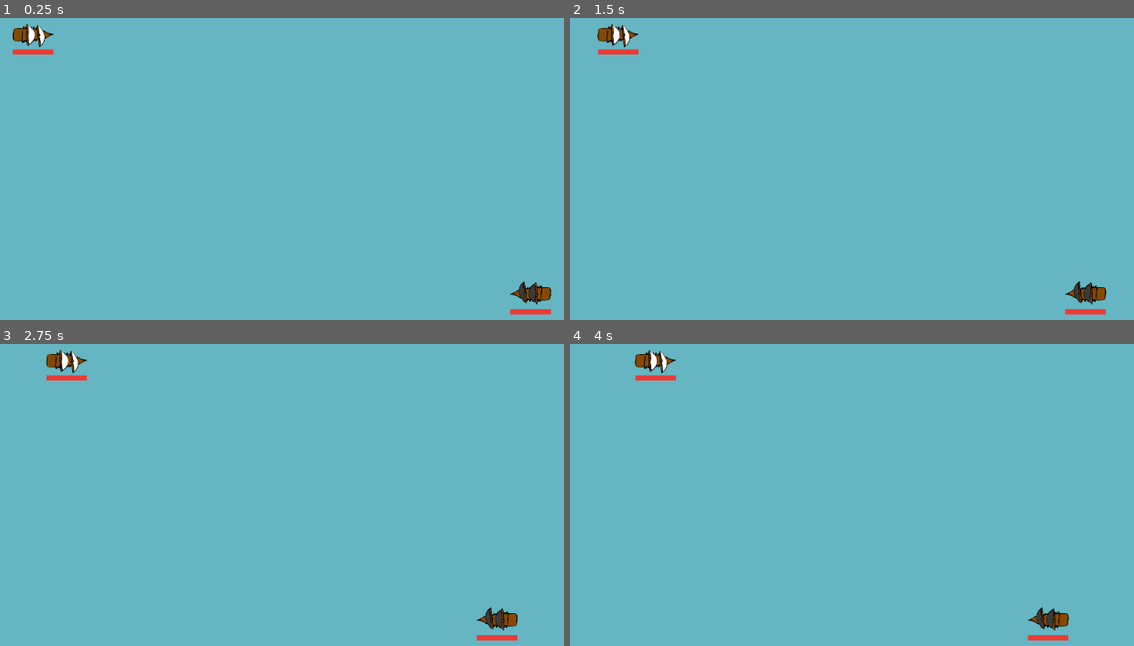
Above: before the commit, frames 1-4 (two rows, left to right).
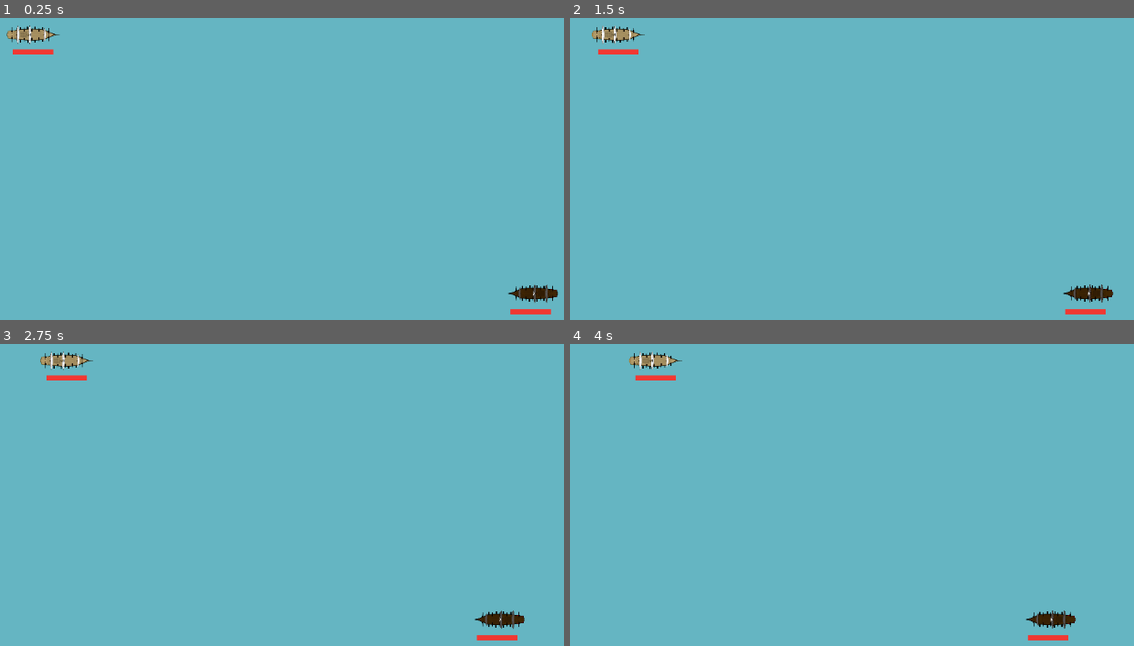
Above: after the commit, the same moments.

Repository: friedev/corsair-warfare
Game: Godot game, scene res://scenes/main.tscn
The game is run twice, just before and just after one commit, with the same random seed, the same clock (stepped at 60 frames per second) and the same inputs.
Inputs:
- Up to frame 1 (0.25 s): no input
- Up to frame 2 (1.5 s): no input
- Up to frame 3 (2.75 s): no input
- Up to frame 4 (4 s): no input

The runs differ from the first frame. In frame 1, 0.7% of the frame differs, in the area x 1-100%, y 1-95%; in frame 2, 0.7%; in frame 3, 0.7%, in the area x 7-94%, y 1-95%; in frame 4, 0.7%.

Commit message:
Add new ship sprites

Diff:
--- a/scenes/ship.tscn
+++ b/scenes/ship.tscn
@@ -24,11 +24,11 @@
 cannon_count = 5
 
 [node name="CollisionPolygon2D" type="CollisionPolygon2D" parent="."]
-polygon = PackedVector2Array(-30, -10, 15, -7, 35, 0, 15, 7, -30, 10)
+polygon = PackedVector2Array(-18, -8, 15, -7, 33, 0, 42, 1, 33, 2, 16, 9, -18, 9, -40, 6, -40, -5)
 
 [node name="Sprite2D" type="Sprite2D" parent="."]
 unique_name_in_owner = true
-scale = Vector2(0.25, 0.25)
+scale = Vector2(0.1, 0.1)
 texture = ExtResource("1_2f5eh")
 offset = Vector2(0, 8)
 
Binary file changed: sprites/ship_black.png
Binary file changed: sprites/ship_white.png
